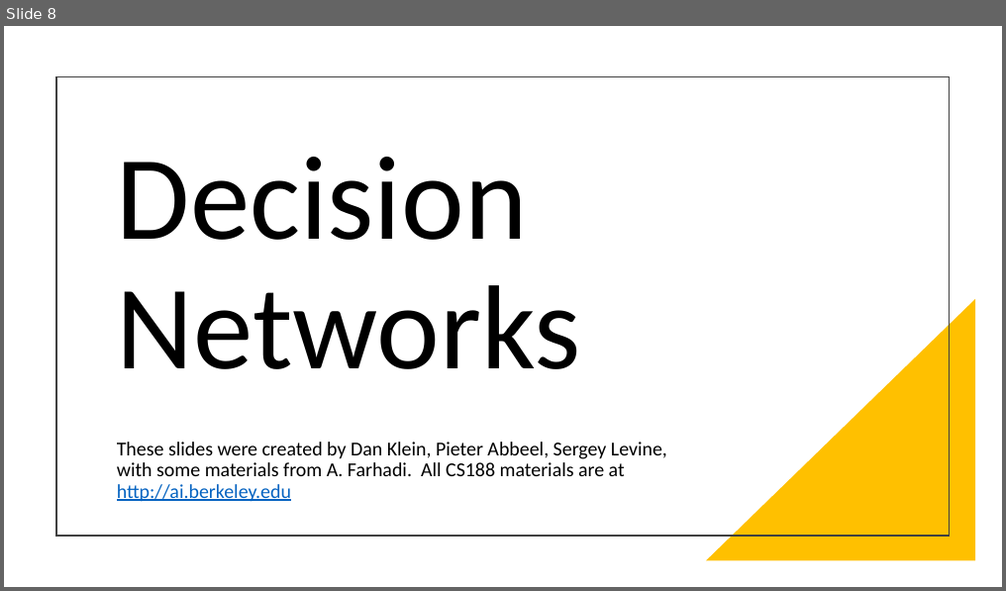
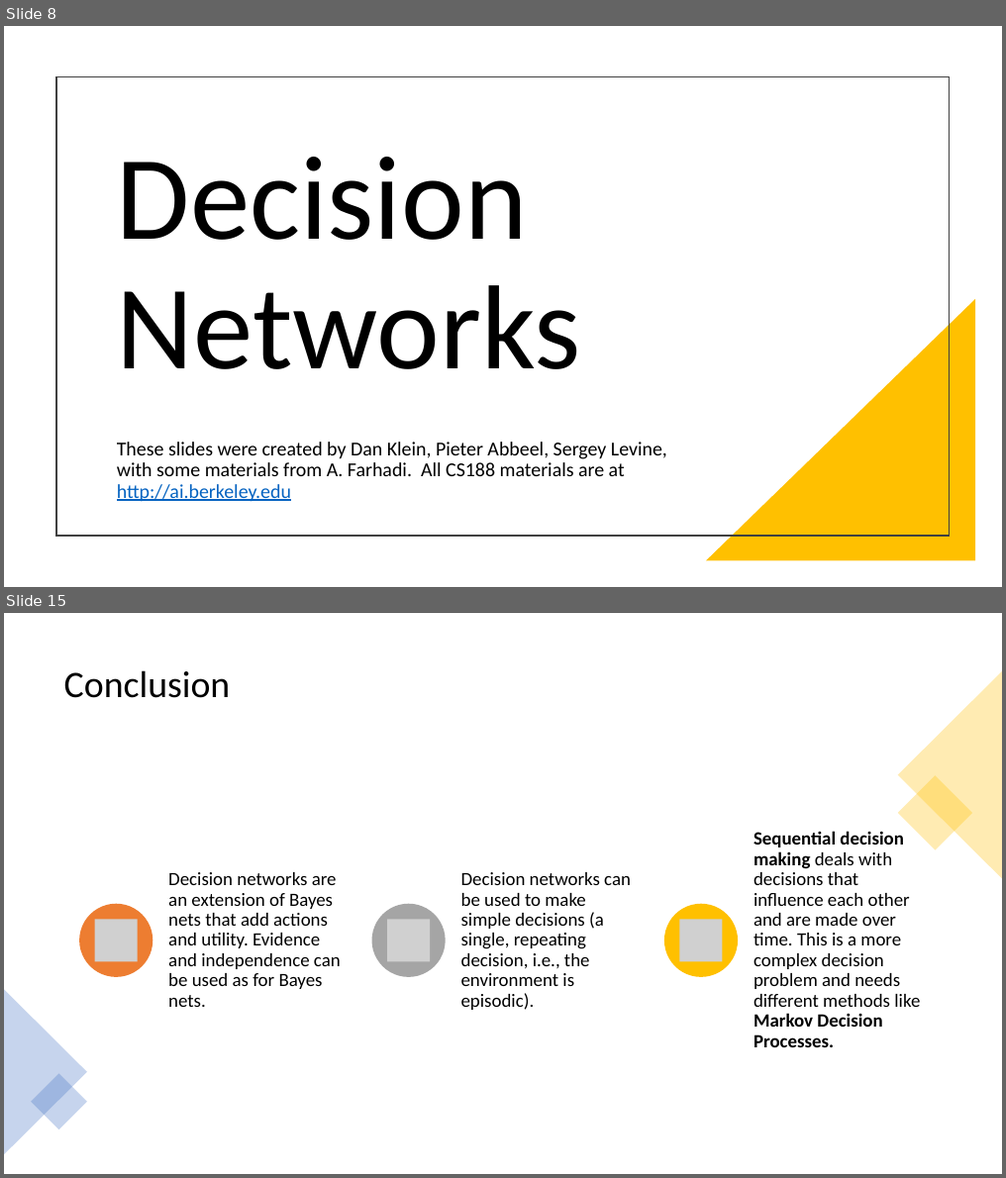
Before and after one commit to mhahsler/CS7320-AI, a slide deck: slides/16_decision_making.pptx. Shown one above the other, each under a label of ours: slide 8 before the commit, slides 8 and 15 after it; the slides between them are not shown. The pictures are 1006x591 and 1006x1178 pixels, drawn with LibreOffice and Linux fonts; fonts in the diff are those of the drawing; grey boxes stand for pictures. Boxes give left, top, right and bottom in pixels: in the first picture for what was removed or moved away, otherwise in the second. Text is boxed around its words. In the diff, an @@ line names an element or a change of style, - is before the commit and + after.

Commit message:
improved slides and added conclusion.

```diff
--- a/slides/16_decision_making.pptx
+++ b/slides/16_decision_making.pptx
@@ slide 15 added at (x1=4, y1=613, x2=1002, y2=1174), background #FFFFFF @@
@@ title added at (x1=64, y1=670, x2=231, y2=698), 36 pt, text #000000 @@
+Conclusion
@@ triangle added at (x1=898, y1=671, x2=1002, y2=878), fill #FFC000 at 30% opacity @@
@@ rectangle added at (x1=898, y1=775, x2=973, y2=851), fill #FFC000 at 30% opacity @@
@@ group added at (x1=79, y1=831, x2=920, y2=1048): 3 ellipses, 3 pictures, 3 texts @@
+Decision networks are an extension of Bayes nets that add actions and utility. Evidence and independence can be used as for Bayes nets.
+Decision networks can be used to make simple decisions (a single, repeating decision, i.e., the environment is episodic).
+Sequential decision making deals with decisions that influence each other and are made over time. This is a more complex decision problem and needs different methods like
+Markov Decision Processes.
@@ triangle added at (x1=4, y1=989, x2=87, y2=1155), fill #4472C4 at 30% opacity @@
@@ rectangle added at (x1=31, y1=1073, x2=87, y2=1130), fill #4472C4 at 30% opacity @@
```
Also in this commit, not shown: 9 slides changed, 1 slide removed, 1 other file.
